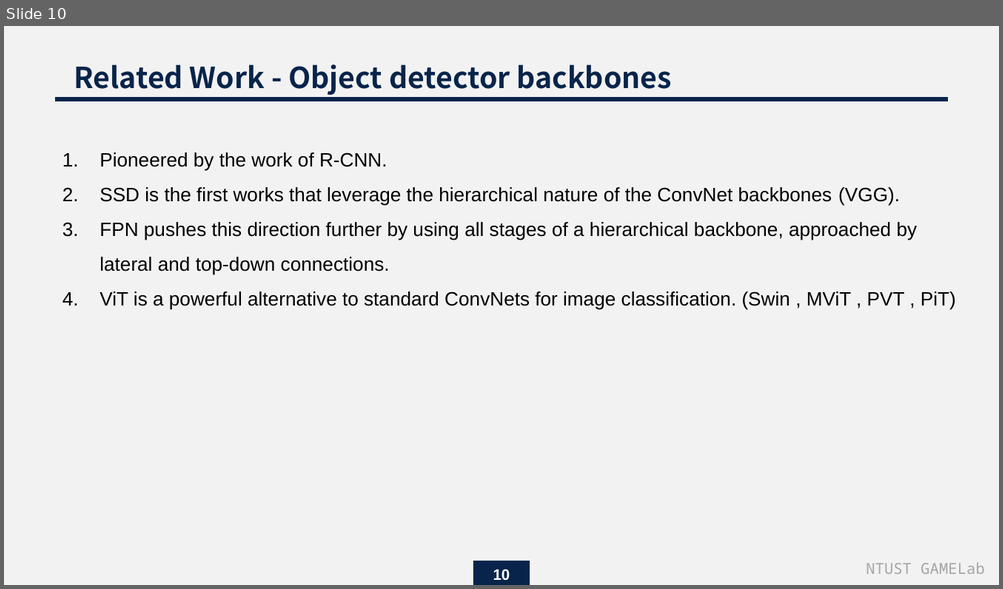
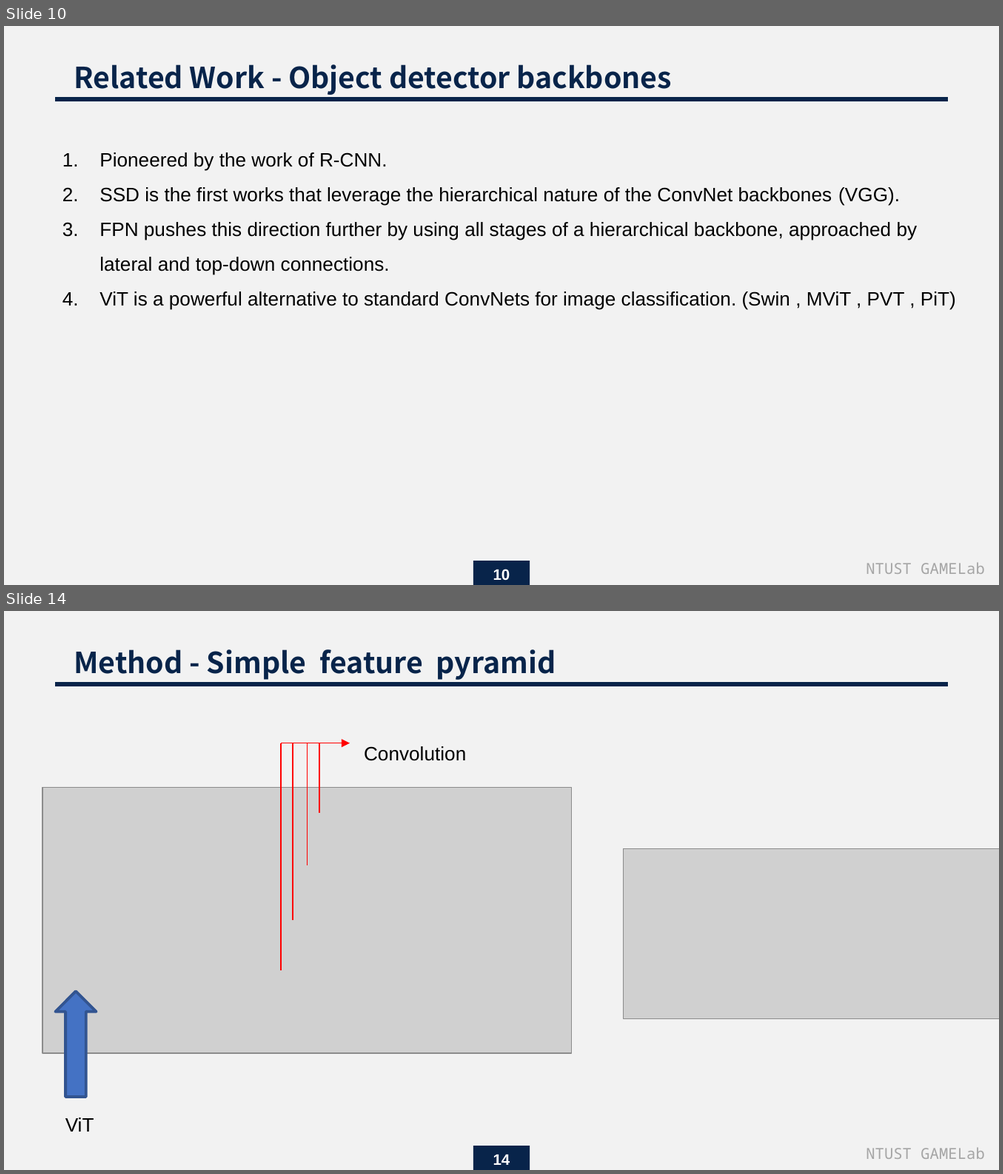
Before and after one commit to endman100/paper-, a slide deck: Exploring Plain Vision Transformer Backbones for Object Detection_M11015039.pptx. Shown one above the other, each under a label of ours: slide 10 before the commit, slides 10 and 14 after it; the slides between them are not shown. The pictures are 1003x589 and 1003x1174 pixels, drawn with LibreOffice and Linux fonts; fonts in the diff are those of the drawing; grey boxes stand for pictures. Boxes give left, top, right and bottom in pixels: in the first picture for what was removed or moved away, otherwise in the second. Text is boxed around its words. In the diff, an @@ line names an element or a change of style, - is before the commit and + after.

```diff
--- a/Exploring Plain Vision Transformer Backbones for Object Detection_M11015039.pptx
+++ b/Exploring Plain Vision Transformer Backbones for Object Detection_M11015039.pptx
@@ slide 14 added at box(4, 611, 999, 1170), background #F2F2F2 @@
@@ text added at box(74, 649, 556, 680), 21 pt, text #08244A, bold @@
+Method - Simple feature pyramid
@@ line added from (947, 684) to (56, 684), #08244A 3 pt @@
@@ group added at box(42, 743, 572, 1054): 4 lines, 1 picture, 1 arrow, 1 text @@
+Convolution
@@ picture added at box(623, 849, 999, 1019) @@
@@ down arrow added at box(56, 992, 96, 1097), fill #4472C4, outline #325491 2 pt @@
@@ text added at box(65, 1118, 94, 1132), 14 pt, text #000000 @@
+ViT
@@ rectangle added at box(473, 1146, 530, 1170), fill #08244A @@
@@ page number added at box(493, 1155, 510, 1165), 11 pt, text #FFFFFF, bold @@
+14
@@ text added at box(865, 1147, 984, 1159), 11 pt, text #A5A5A5 @@
+NTUST GAMELab
```
Also in this commit, not shown: 1 slide changed, 14 other slides added.
